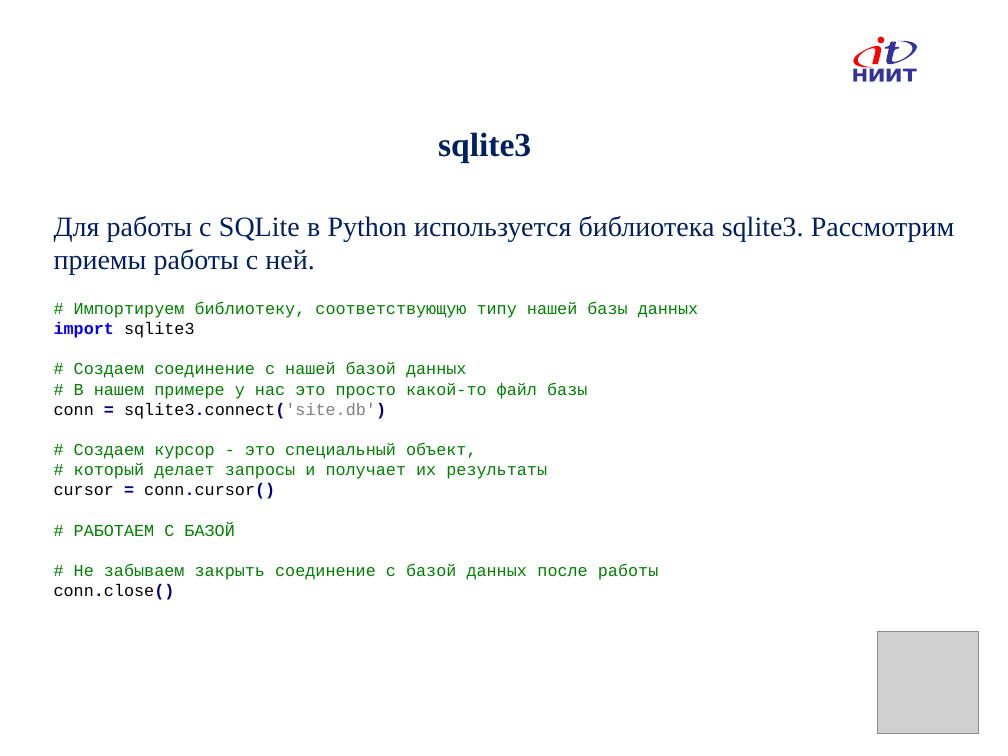
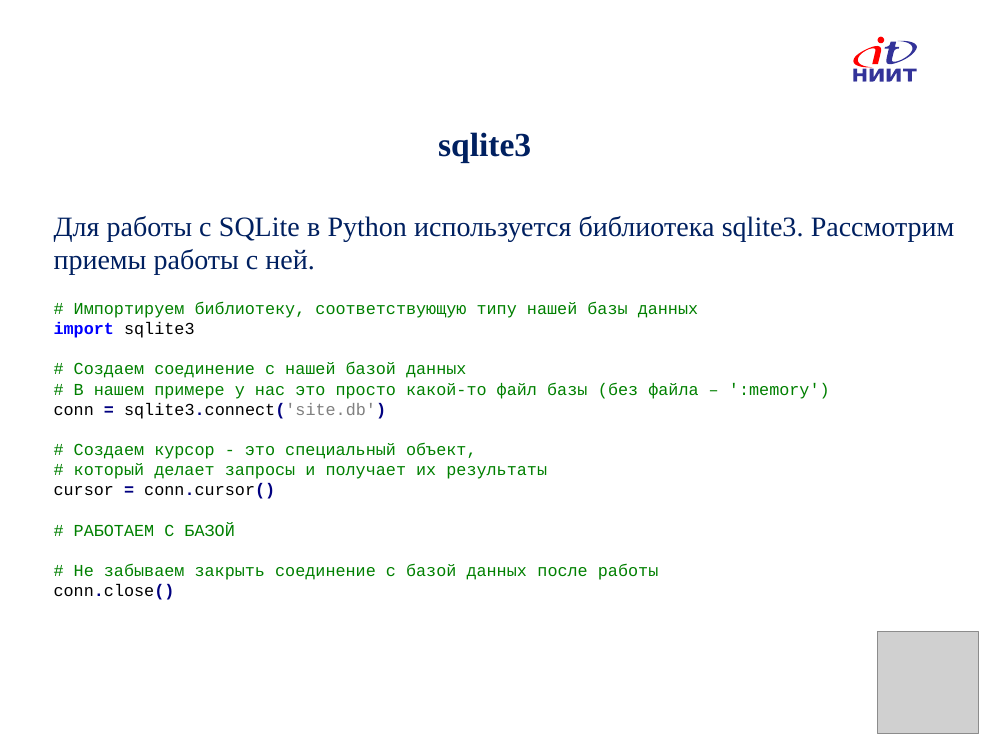
Before and after one commit to IlyaOrlov/PythonCourse, a slide deck: slide 12 of Lectures/PyLec_12.pptx. Drawn at 1008x756 pixels with LibreOffice and Linux fonts; fonts in the diff are those of the drawing; grey boxes stand for pictures; background and template pictures are left out. Boxes give left, top, right and bottom in pixels: in the first picture for what was removed or moved away, otherwise in the second. Text is boxed around its words. In the diff, an @@ line names an element or a change of style, - is before the commit and + after.

```diff
--- a/Lectures/PyLec_12.pptx
+++ b/Lectures/PyLec_12.pptx
@@ text at box(74, 382, 830, 399): text changed @@
-# В нашем примере у нас это просто какой-то файл базы
+# В нашем примере у нас это просто какой-то файл базы (без файла – ':memory')
```
Also in this commit, not shown: 1 other file.
